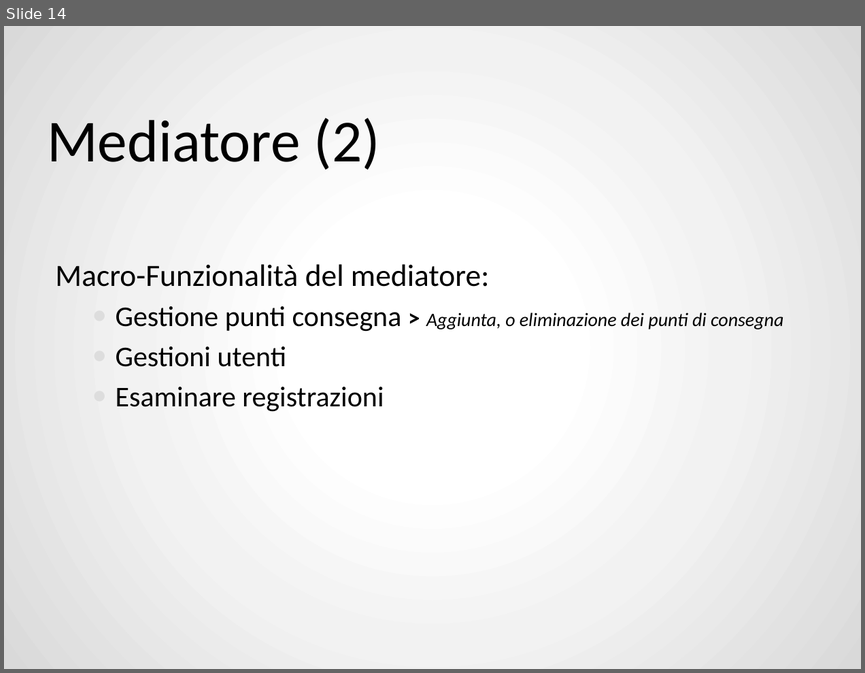
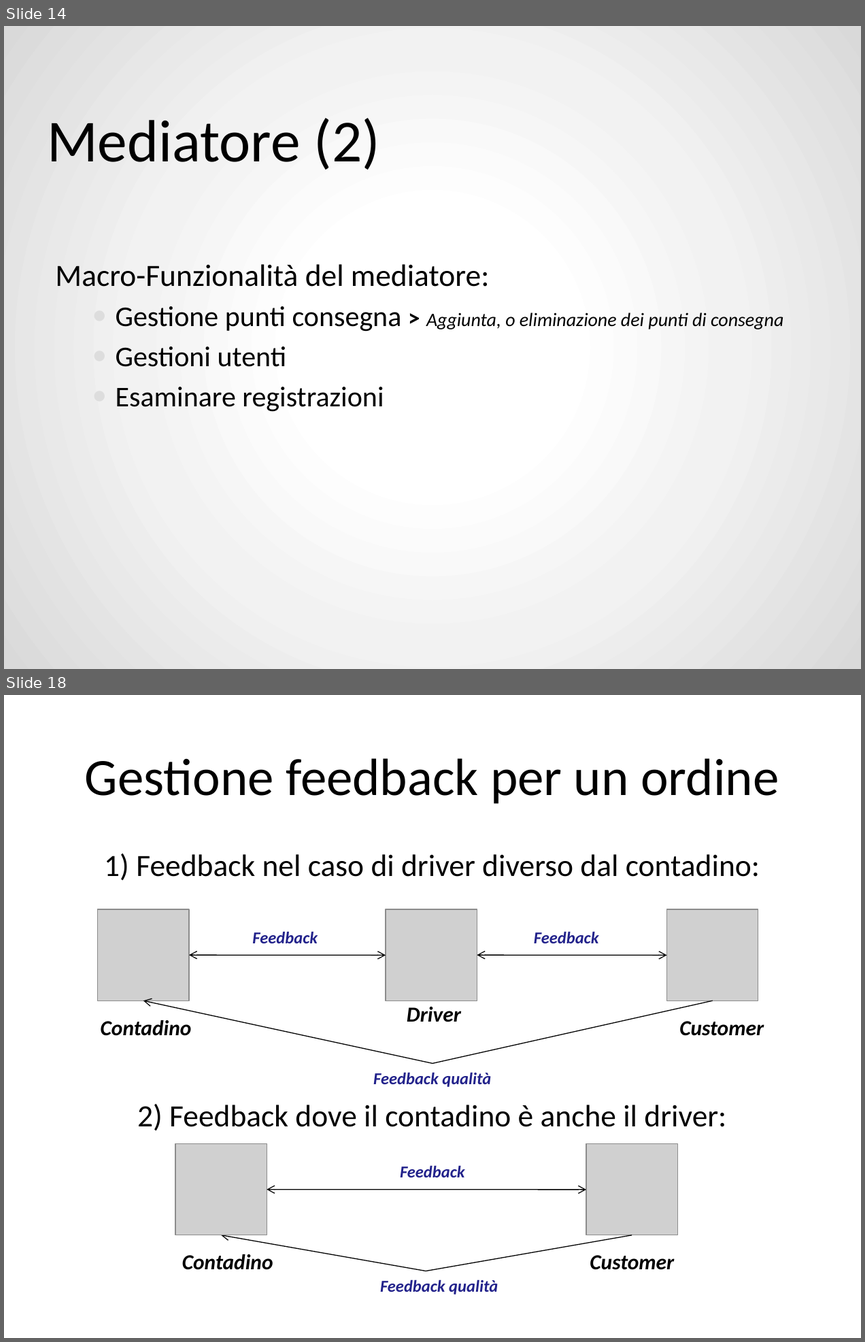
Before and after one commit to ZhangUranus/amicidelgas, a slide deck: SeamAmiciDelGas/risorse_gassose/presentazione_demo/SeamAmiciDelGas.pptx. Shown one above the other, each under a label of ours: slide 14 before the commit, slides 14 and 18 after it; the slides between them are not shown. The pictures are 865x673 and 865x1342 pixels, drawn with LibreOffice and Linux fonts; fonts in the diff are those of the drawing; grey boxes stand for pictures; background and template pictures are left out. Boxes give left, top, right and bottom in pixels: in the first picture for what was removed or moved away, otherwise in the second. Text is boxed around its words. In the diff, an @@ line names an element or a change of style, - is before the commit and + after.

```diff
--- a/SeamAmiciDelGas/risorse_gassose/presentazione_demo/SeamAmiciDelGas.pptx
+++ b/SeamAmiciDelGas/risorse_gassose/presentazione_demo/SeamAmiciDelGas.pptx
@@ slide 18 added at box(4, 695, 861, 1338), background picture (left out) @@
@@ title added at box(85, 758, 779, 804), 44 pt, text #000000 @@
+Gestione feedback per un ordine
@@ text added at box(104, 853, 759, 1130), 26 pt, text #000000 @@
+1) Feedback nel caso di driver diverso dal contadino:
+2) Feedback dove il contadino è anche il driver:
@@ picture added at box(97, 909, 189, 1001) @@
@@ picture added at box(385, 909, 477, 1001) @@
@@ picture added at box(666, 909, 758, 1001) @@
@@ text added at box(252, 931, 317, 943), 14 pt, text #22228B, bold, italic @@
+Feedback
@@ text added at box(534, 931, 599, 943), 14 pt, text #22228B, bold, italic @@
+Feedback
@@ double arrow added from (385, 955) to (189, 955), #000000 0.75 pt @@
@@ double arrow added from (666, 955) to (477, 955), #000000 0.75 pt @@
@@ text added at box(101, 1020, 192, 1036), 18 pt, text #000000, bold, italic @@
+Contadino
@@ arrow added from (432, 1064) to (143, 1001), #000000 0.75 pt @@
@@ text added at box(407, 1006, 461, 1022), 18 pt, text #000000, bold, italic @@
+Driver
@@ line added from (713, 1001) to (432, 1064), #000000 0.75 pt @@
@@ text added at box(679, 1021, 764, 1036), 18 pt, text #000000, bold, italic @@
+Customer
@@ text added at box(373, 1072, 491, 1087), 14 pt, text #22228B, bold, italic @@
+Feedback qualità
@@ picture added at box(175, 1143, 267, 1235) @@
@@ picture added at box(586, 1143, 677, 1235) @@
@@ text added at box(400, 1165, 465, 1177), 14 pt, text #22228B, bold, italic @@
+Feedback
@@ double arrow added from (586, 1189) to (267, 1189), #000000 0.75 pt @@
@@ arrow added from (426, 1271) to (221, 1235), #000000 0.75 pt @@
@@ line added from (632, 1235) to (426, 1271), #000000 0.75 pt @@
@@ text added at box(182, 1254, 273, 1270), 18 pt, text #000000, bold, italic @@
+Contadino
@@ text added at box(589, 1255, 674, 1270), 18 pt, text #000000, bold, italic @@
+Customer
@@ text added at box(380, 1279, 498, 1294), 14 pt, text #22228B, bold, italic @@
+Feedback qualità
```
Also in this commit, not shown: 17 slides changed, 30 other slides added, 2 slides removed.
